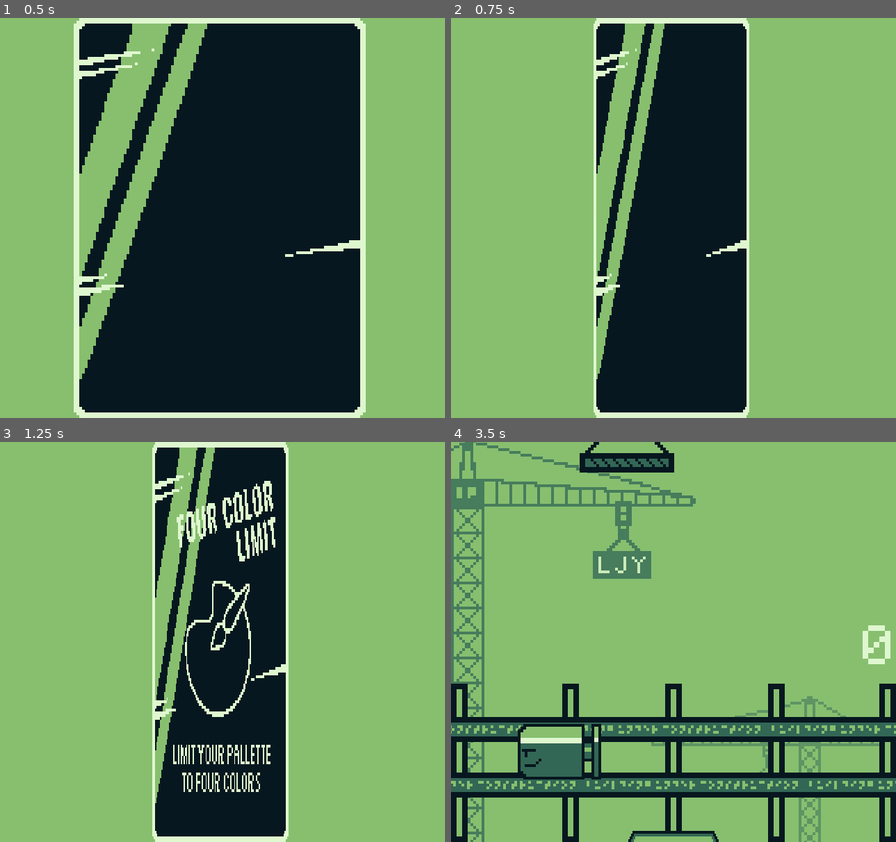
Above: before the commit, frames 1-4 (two rows, left to right).
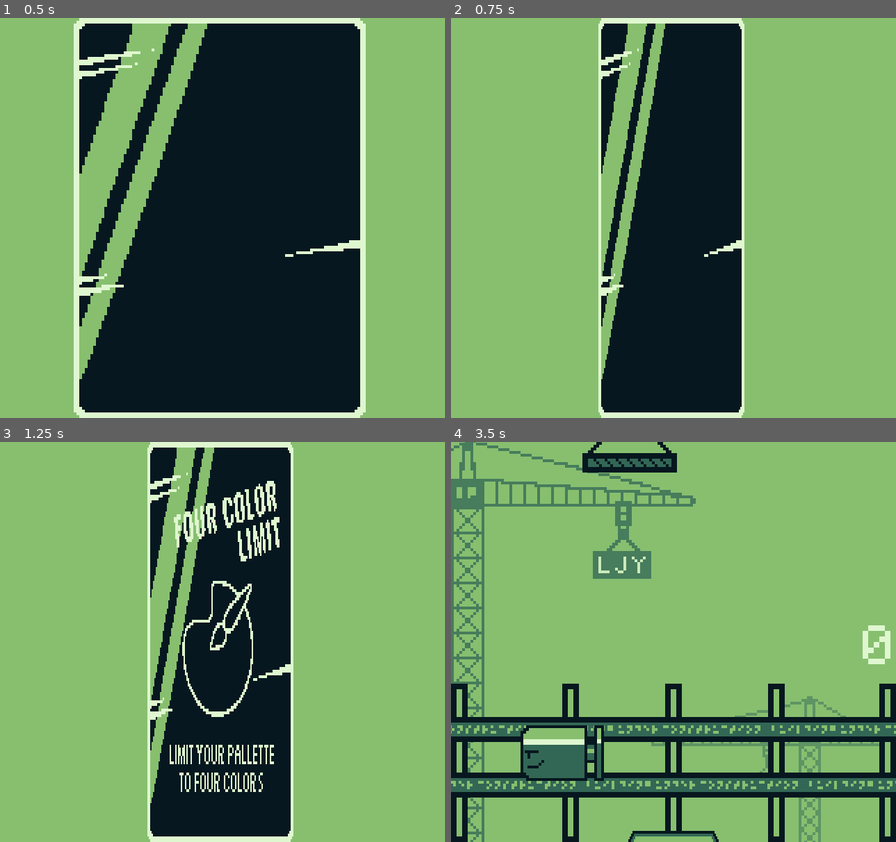
Above: after the commit, the same moments.

Repository: Ride-A-Pig/Tower-Bloxx
Game: Godot game, scene res://Scene/Start.tscn
The game is run twice, just before and just after one commit, with the same random seed, the same clock (stepped at 60 frames per second) and the same inputs.
Inputs:
- Up to frame 1 (0.5 s): no input
- Up to frame 2 (0.75 s): tap Enter (ui_accept) at 0.5 s
- Up to frame 3 (1.25 s): tap Enter (ui_accept) at 0.77 s
- Up to frame 4 (3.5 s): tap Enter (ui_accept) at 1.52, 2, 3.02 s

Frame 1 is identical in both runs. In frame 2, 5.0% of the frame differs, in the area x 32-68%, y 0-100%; in frame 3, 7.5%, in the area x 33-66%, y 0-100%; in frame 4, 1.3%.

Commit message:
bug fix

Diff:
--- a/project.godot
+++ b/project.godot
@@ -56,8 +56,10 @@
 
 [physics]
 
-common/physics_fps=240
+common/physics_fps=400
+common/physics_jitter_fix=0.0
 2d/thread_model=2
+2d/bvh_collision_margin=0.0
 2d/default_gravity=980
 
 [rendering]
